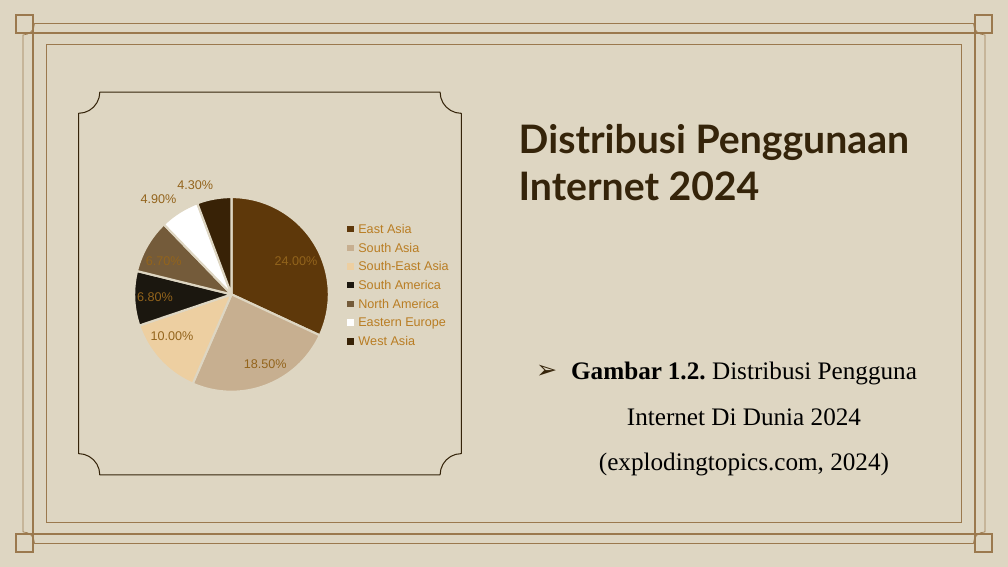
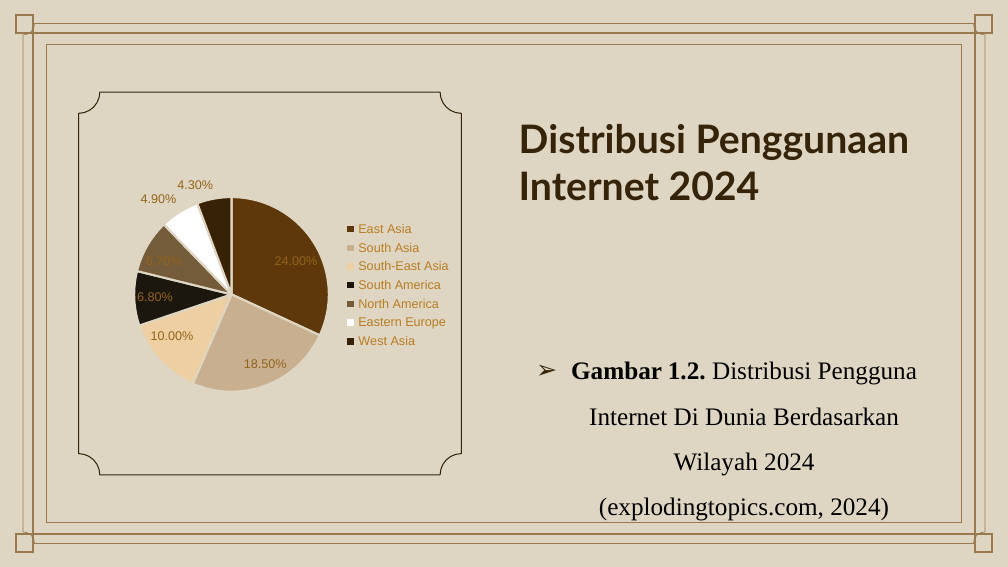
Before and after one commit to dyntarafamily/meh, a slide deck: slide 5 of S1-Informatics_Engineering/presentations/03-sidang-akhir/17111038 - Sidang Akhir.pptx. Drawn at 1008x567 pixels with LibreOffice and Linux fonts; fonts in the diff are those of the drawing; background and template pictures are left out. Boxes give left, top, right and bottom in pixels: in the first picture for what was removed or moved away, otherwise in the second. Text is boxed around its words. In the diff, an @@ line names an element or a change of style, - is before the commit and + after.

```diff
--- a/S1-Informatics_Engineering/presentations/03-sidang-akhir/17111038 - Sidang Akhir.pptx
+++ b/S1-Informatics_Engineering/presentations/03-sidang-akhir/17111038 - Sidang Akhir.pptx
@@ subtitle at [571,361,917,521]: text changed @@
-➢ Gambar 1.2. Distribusi Pengguna Internet Di Dunia 2024
-  (explodingtopics.com, 2024)
+➢ Gambar 1.2. Distribusi Pengguna Internet Di Dunia Berdasarkan Wilayah 2024
+  (explodingtopics.com, 2024)
```
Also in this commit, not shown: 8 other slides changed, 1 slide added, 11 other files.
